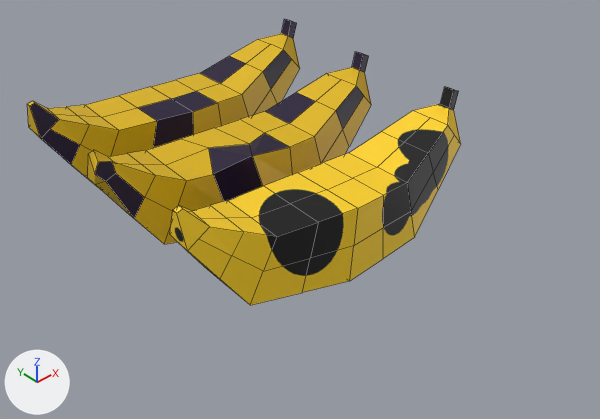
An edit to the Blender file fruits/references/banana.blend, drawn before and after from the same camera.
The view is the same before and after, from a camera (50 mm lens) standing at (-2.76, -4.26, 2.99) and looking at (-0.05, -1.25, 0.22). The axes (+X, +Y, +Z) are drawn at lower left. The lights are the same throughout. Mesh edges are drawn as thin lines.
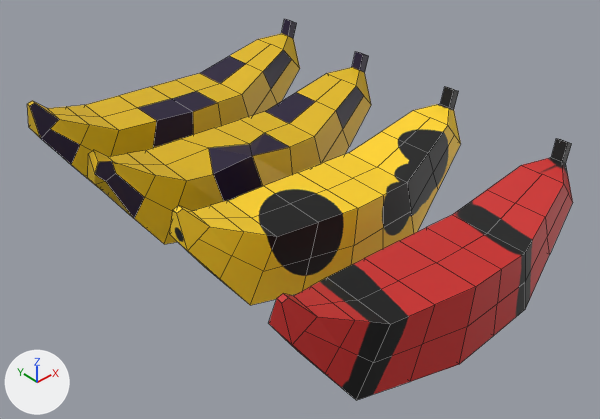
Edits to the bpy script that builds the scene:
```text
Add img_material_002_base_color:
    img_material_002_base_color = load_image('Material.002 Base Color', '_unpacked/Material.002_Base_Color', 1024, 1024, 'sRGB')
Add mat_material_002:
    mat_material_002 = principled_material('Material.002')
    mat_material_002.texture = img_material_002_base_color
Add me_cube_002:
    me_cube_002.from_pydata(...)  # 84 vertices, 78 faces; spans x -1.0..1.08, y -0.24..0.26, z -0.01..0.74
    me_cube_002.materials.append(mat_material_002)  # picture img_material_002_base_color
Add ob_cube_003:
    ob_cube_003 = bpy.data.objects.new('Cube.003', me_cube_002)
    ob_cube_003.location = (-0.067, -2.334, 0.013)
```

Boxes [x1, y1, x2, y2] around the edits, measured in the pictures (600 x 419 px):
'Cube.003', added (red): after [268, 138, 573, 400]
